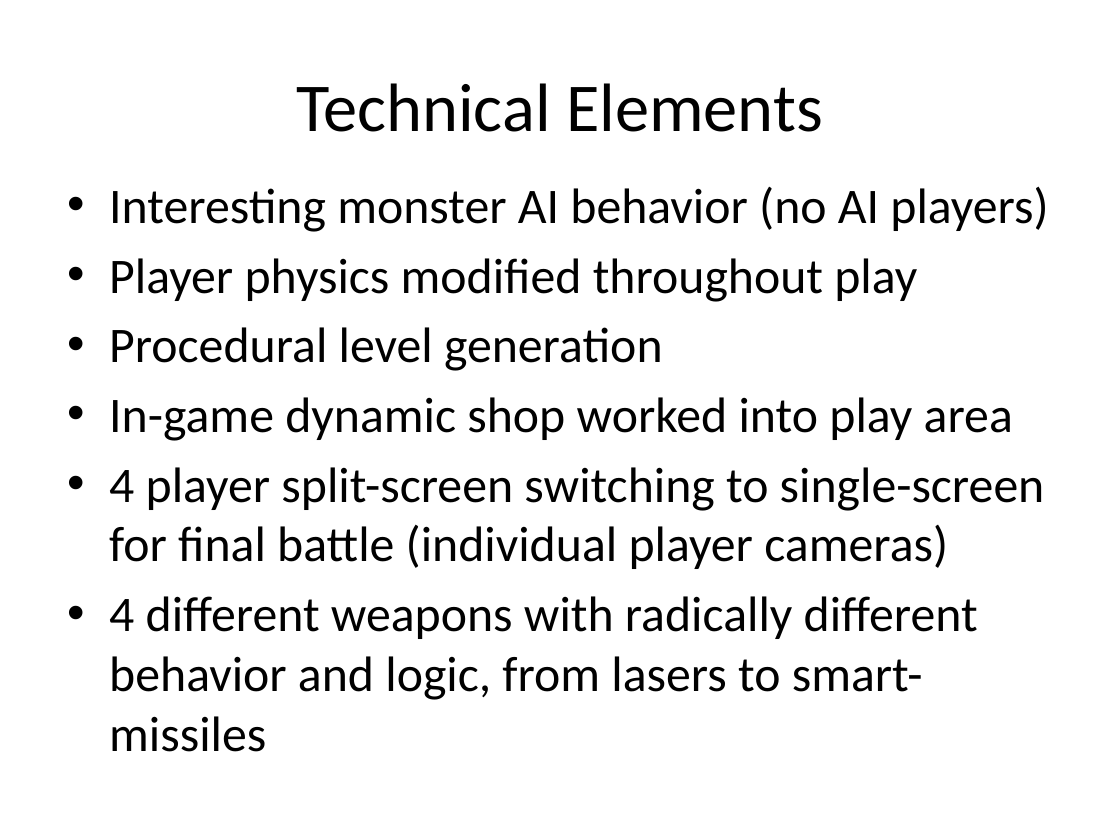
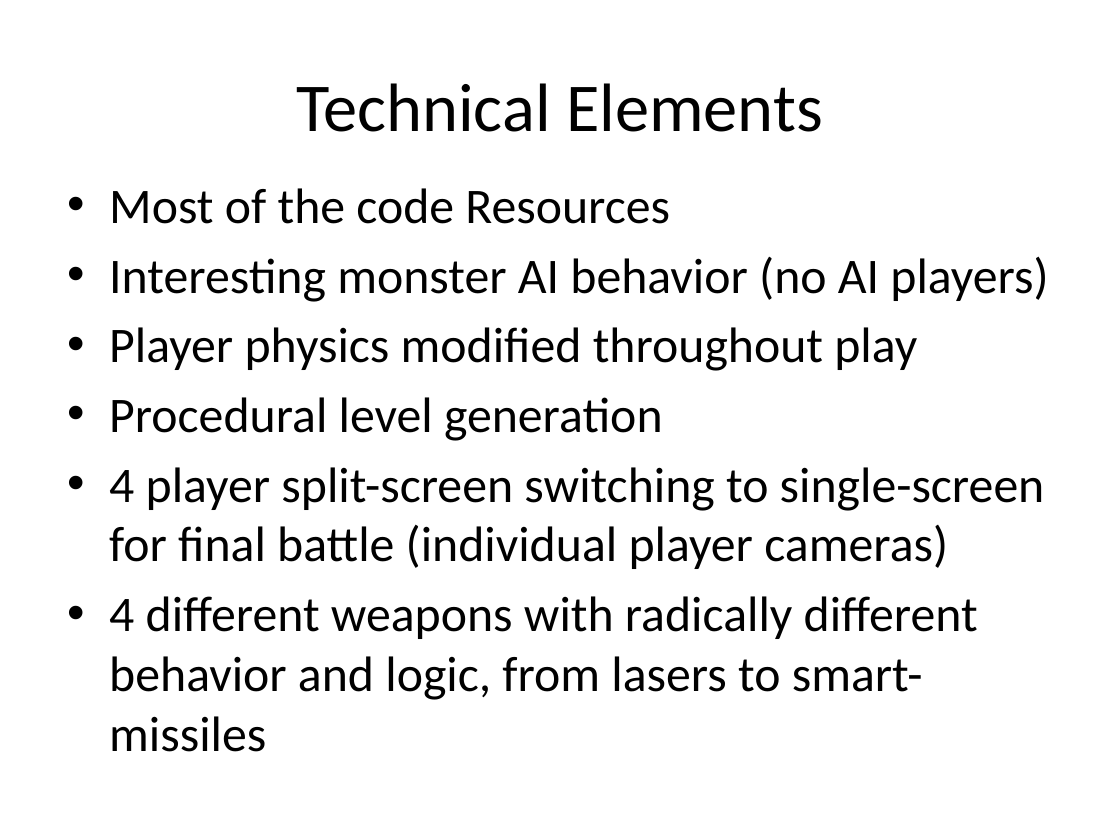
Before and after one commit to Assisting/flaming-zebras, a slide deck: slide 7 of Other/Codename flaming zebras.pptx. Drawn at 1120x840 pixels with LibreOffice and Linux fonts; fonts in the diff are those of the drawing. Boxes give left, top, right and bottom in pixels: in the first picture for what was removed or moved away, otherwise in the second. Text is boxed around its words. In the diff, an @@ line names an element or a change of style, - is before the commit and + after.

```diff
--- a/Other/Codename flaming zebras.pptx
+++ b/Other/Codename flaming zebras.pptx
@@ text at (109,188,670,224): paragraph added @@
+• Most of the code Resources
@@ text at (109,397,1013,441): paragraph removed @@
-• In-game dynamic shop worked into play area
```
Also in this commit, not shown: 1 other slide changed, 5 other files.
